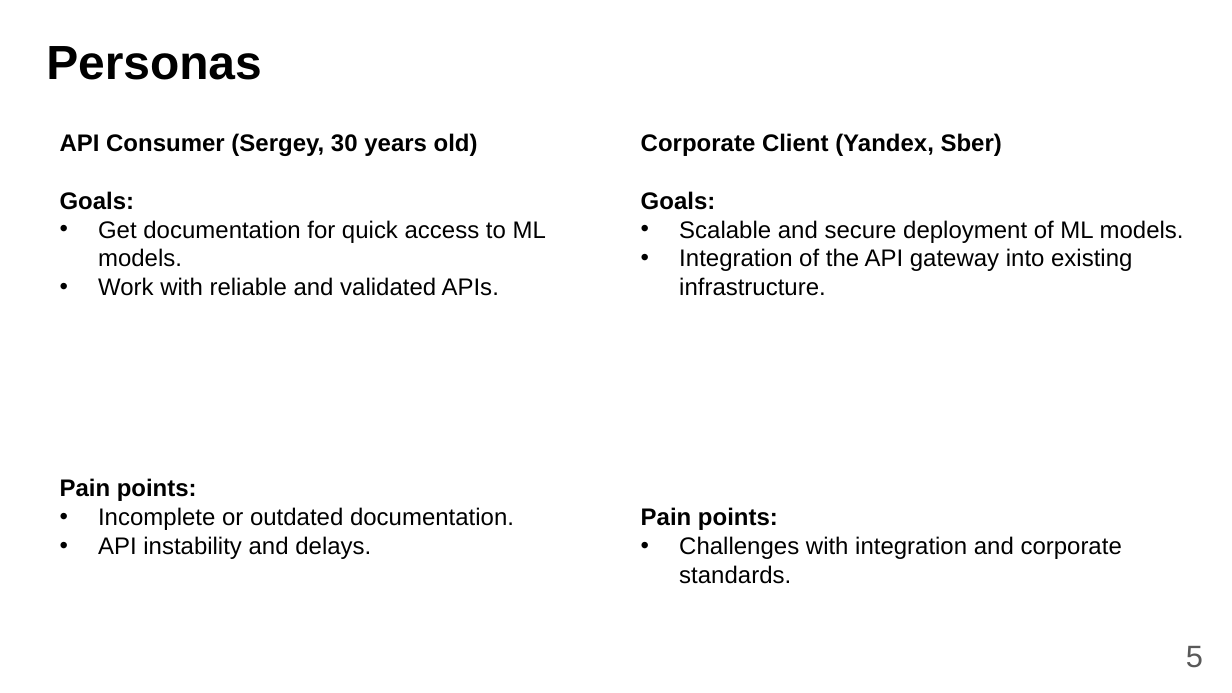
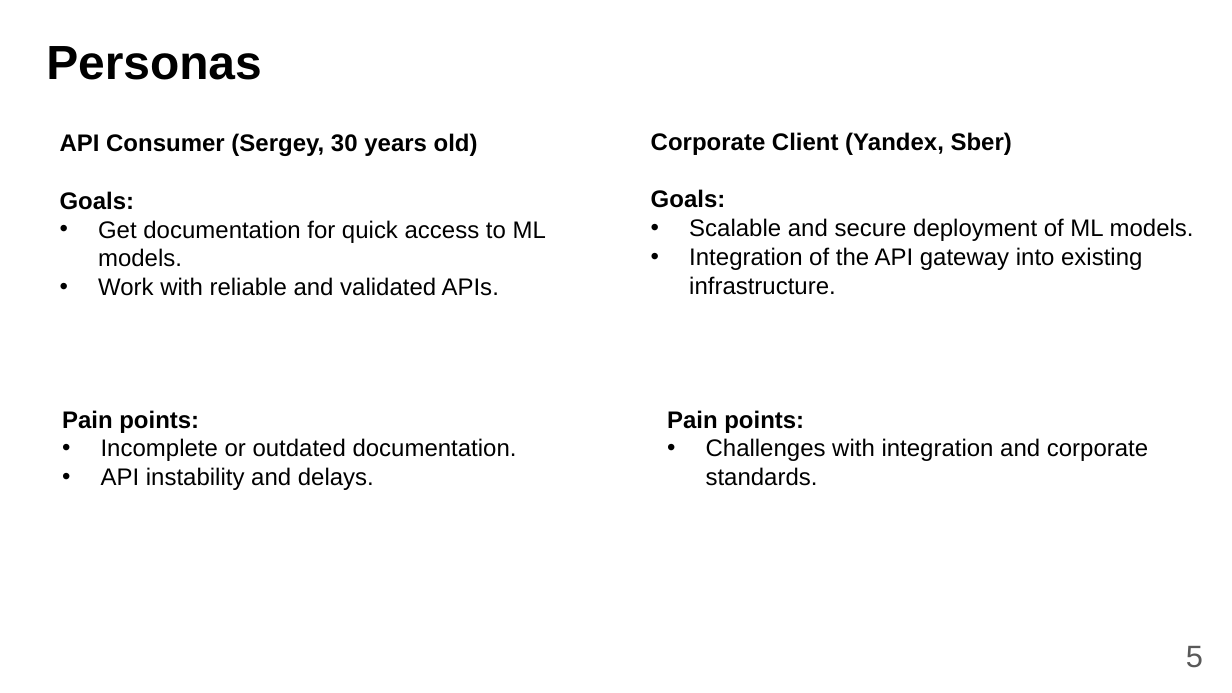
Before and after one commit to fanglores/Advanced-Software-Design, a slide deck: slide 5 of PracticeTasks/Final_Task/K8C_FinalTask1_(Task8).pptx. Drawn at 1232x693 pixels with LibreOffice and Linux fonts; fonts in the diff are those of the drawing. Boxes give left, top, right and bottom in pixels: in the first picture for what was removed or moved away, otherwise in the second. Text is boxed around its words. In the diff, an @@ line names an element or a change of style, - is before the commit and + after.

```diff
--- a/PracticeTasks/Final_Task/K8C_FinalTask1_(Task8).pptx
+++ b/PracticeTasks/Final_Task/K8C_FinalTask1_(Task8).pptx
@@ text "Corporate Client (Yandex, Sber)": place and size @@
-text "Corporate Client (Yandex, Sber)" at [641,133,1184,584]
+text "Corporate Client (Yandex, Sber)" at [651,132,1194,295]
@@ text added at [62,410,517,490], 14 pt, text #000000 @@
+Pain points:
+• Incomplete or outdated documentation.
+• API instability and delays.
@@ text added at [667,410,1148,486], 14 pt, text #000000 @@
+Pain points:
+• Challenges with integration and corporate standards.
@@ text at [60,478,514,559]: paragraphs removed @@
-Pain points:
-• Incomplete or outdated documentation.
-• API instability and delays.
@@ text at [641,507,1122,584]: paragraphs removed @@
-Pain points:
-• Challenges with integration and corporate standards.
```
Also in this commit, not shown: 2 other slides changed, 10 slides added, 2 other files.
